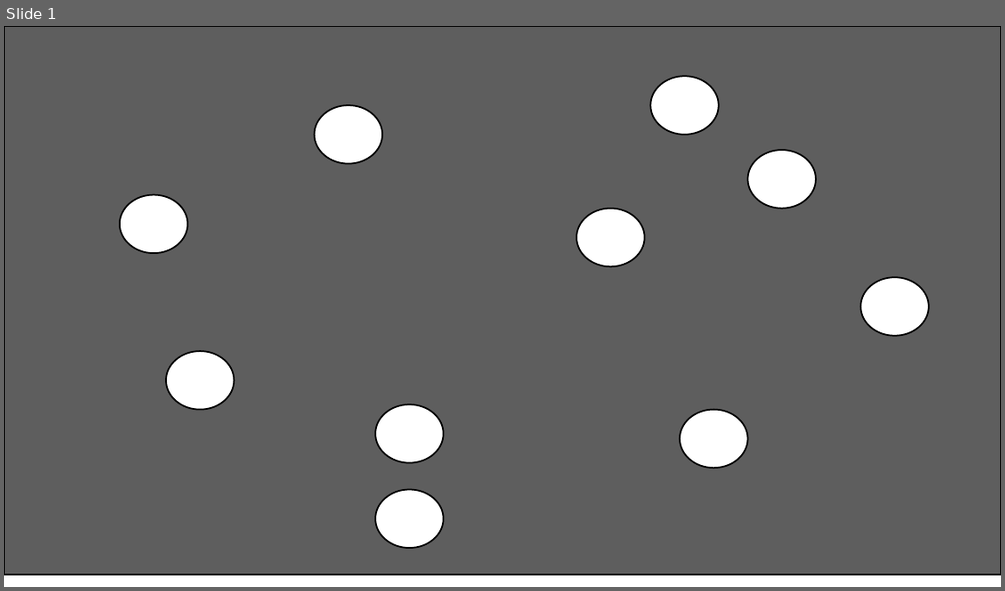
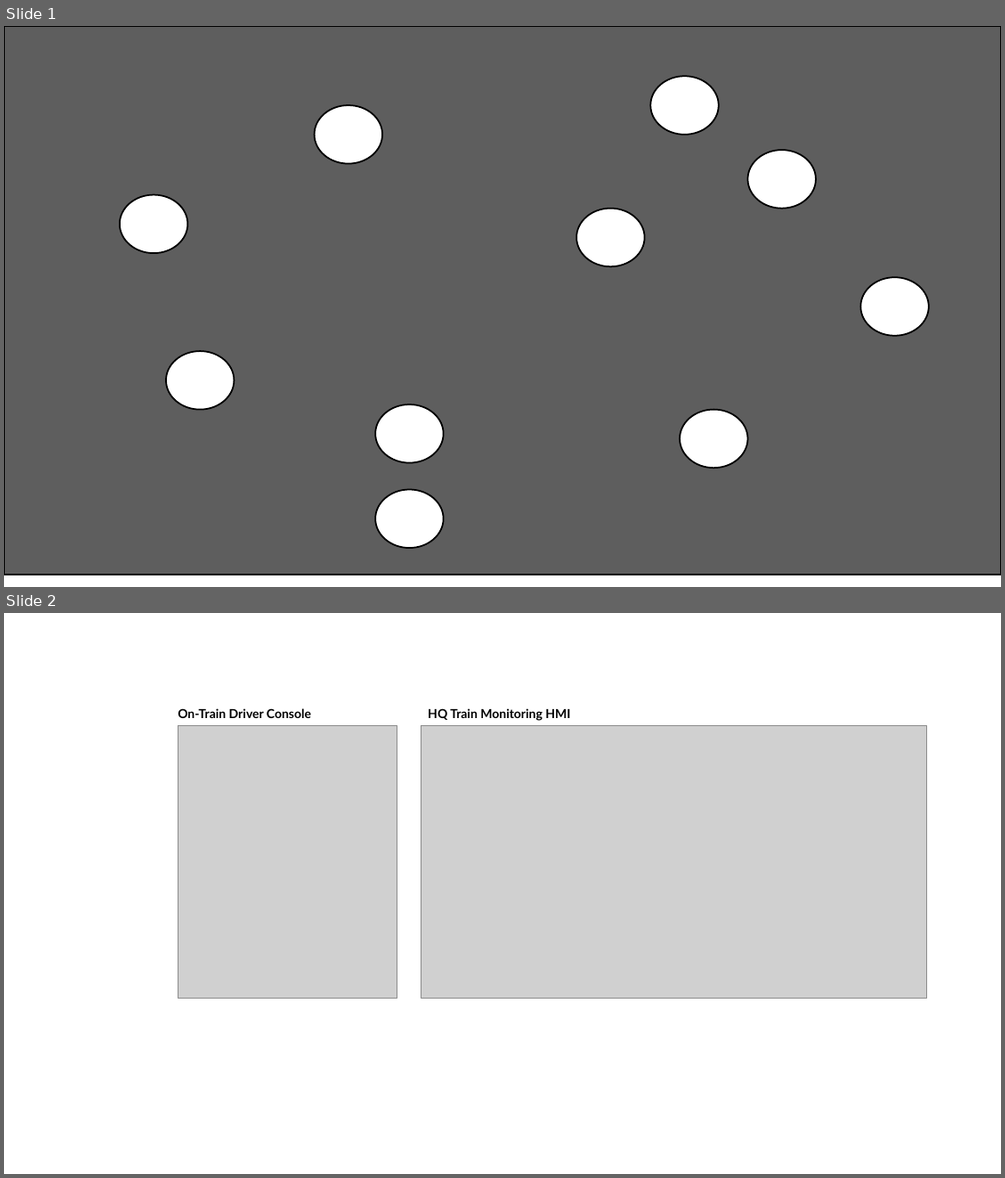
Before and after one commit to LiuYuancheng/IT_OT_IoT_Cyber_Security_Workshop, a slide deck: OT_System_Attack_Case_Study/Railway_Train_Control/img/designDoc.pptx. Shown one above the other, each under a label of ours: slide 1 before the commit, slides 1 and 2 after it. The pictures are 1005x591 and 1005x1178 pixels, drawn with LibreOffice and Linux fonts; fonts in the diff are those of the drawing; grey boxes stand for pictures; background and template pictures are left out. Boxes give left, top, right and bottom in pixels: in the first picture for what was removed or moved away, otherwise in the second. Text is boxed around its words. In the diff, an @@ line names an element or a change of style, - is before the commit and + after.

```diff
--- a/OT_System_Attack_Case_Study/Railway_Train_Control/img/designDoc.pptx
+++ b/OT_System_Attack_Case_Study/Railway_Train_Control/img/designDoc.pptx
@@ slide 2 added at bbox=[4, 613, 1001, 1174], background #FFFFFF @@
@@ text added at bbox=[178, 708, 311, 718], 12 pt, text #000000, bold @@
+On-Train Driver Console
@@ text added at bbox=[428, 708, 570, 721], 12 pt, text #000000, bold @@
+HQ Train Monitoring HMI
@@ picture added at bbox=[178, 725, 396, 997] @@
@@ picture added at bbox=[421, 725, 927, 997] @@
```
Also in this commit, not shown: 1 slide changed, 2 other slides added, 2 other files.
